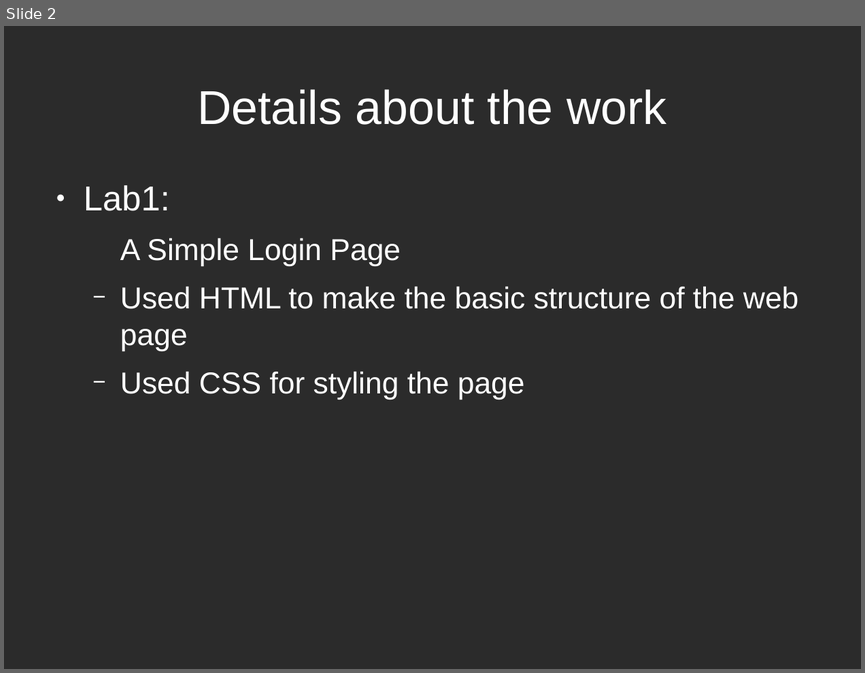
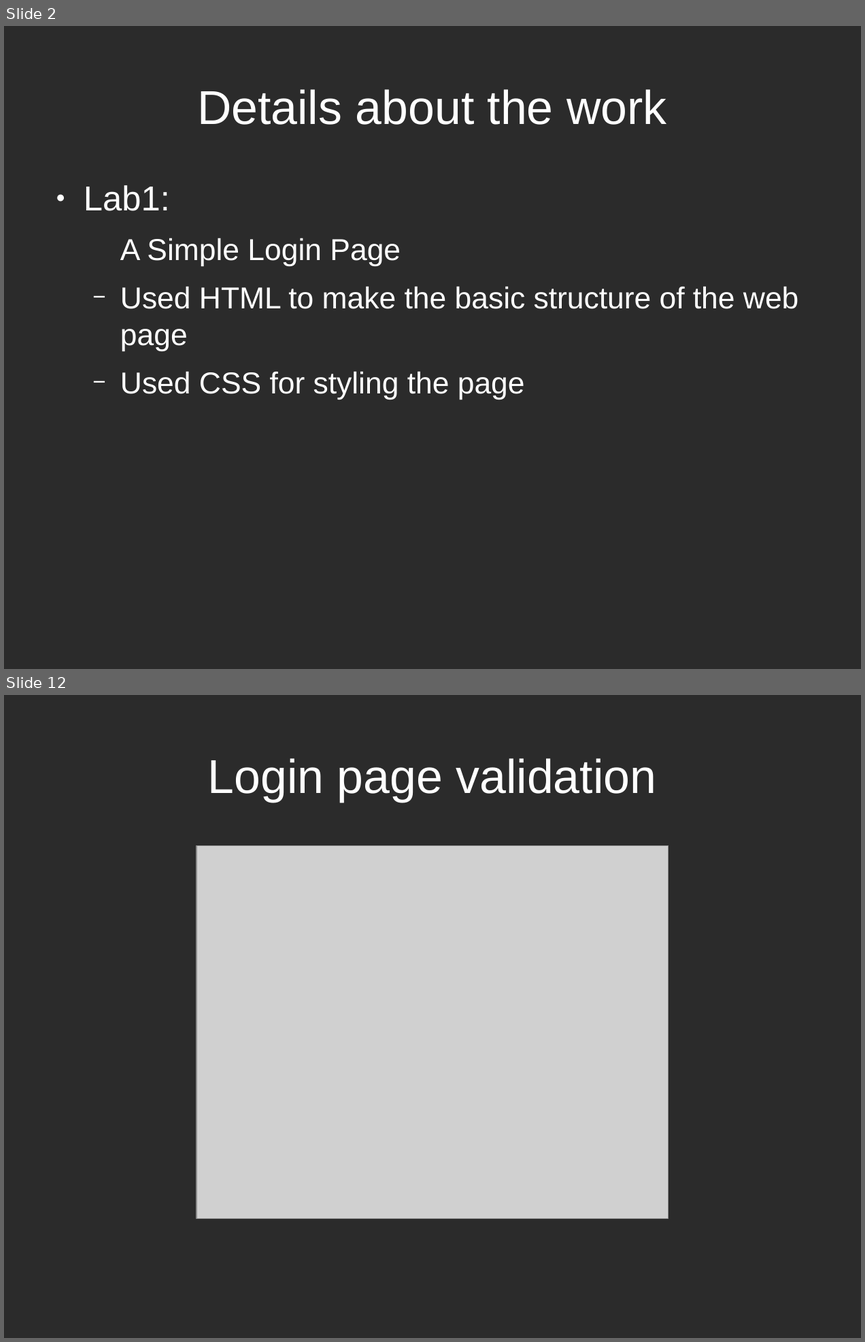
Before and after one commit to hiamandeep/it_lab_web_tech, a slide deck: ppt/lab1.odp. Shown one above the other, each under a label of ours: slide 2 before the commit, slides 2 and 12 after it; the slides between them are not shown. The pictures are 865x673 and 865x1342 pixels, drawn with LibreOffice and Linux fonts; fonts in the diff are those of the drawing; grey boxes stand for pictures; background and template pictures are left out; a plain dark background stands for a picture behind light text. Boxes give left, top, right and bottom in pixels: in the first picture for what was removed or moved away, otherwise in the second. Text is boxed around its words. In the diff, an @@ line names an element or a change of style, - is before the commit and + after.

```diff
--- a/ppt/lab1.odp
+++ b/ppt/lab1.odp
@@ slide 12 added at box(4, 695, 861, 1338), background picture (left out) @@
@@ title added at box(208, 758, 656, 802), 44 pt, text #FFFFFF @@
+Login page validation
@@ picture added at box(197, 845, 669, 1217) @@
```
Also in this commit, not shown: 32 other slides added, 43 other files.
